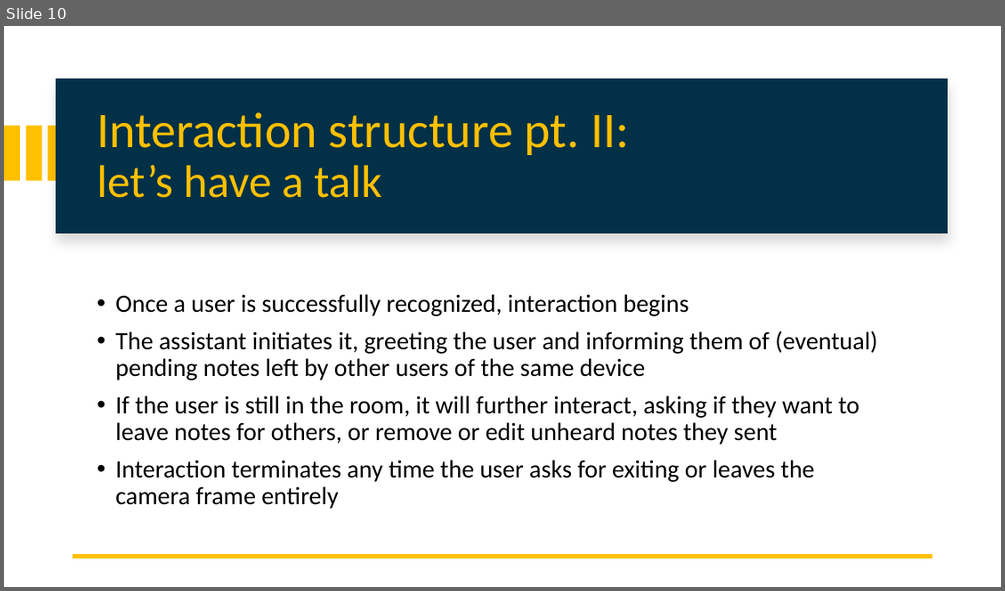
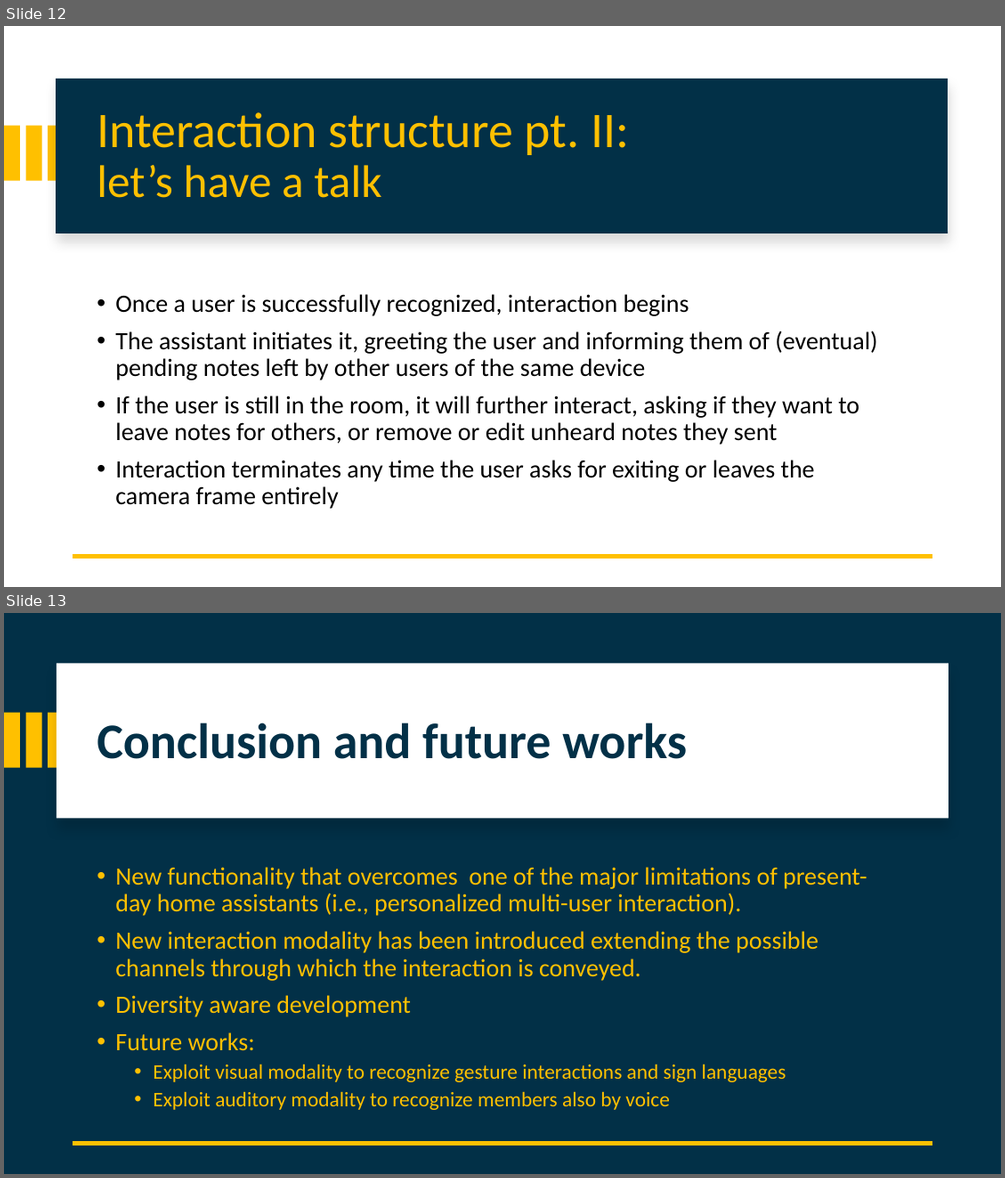
Before and after one commit to attennig/MultimodalMultiuserHomeAssistant, a slide deck: Multimodal personalized multiuser Home Assistant.pptx. Shown one above the other, each under a label of ours: slide 10 before the commit, slides 12 and 13 after it. The pictures are 1005x591 and 1005x1178 pixels, drawn with LibreOffice and Linux fonts; fonts in the diff are those of the drawing. Boxes give left, top, right and bottom in pixels: in the first picture for what was removed or moved away, otherwise in the second. Text is boxed around its words. In the diff, an @@ line names an element or a change of style, - is before the commit and + after.

```diff
--- a/Multimodal personalized multiuser Home Assistant.pptx
+++ b/Multimodal personalized multiuser Home Assistant.pptx
@@ slide 13 added at (4,613,1001,1174), background #023047 @@
@@ rectangle added at (57,663,948,818), fill #FFFFFF @@
@@ rectangle added at (4,713,20,768), fill #FFC000 @@
@@ rectangle added at (25,713,41,768), fill #FFC000 @@
@@ rectangle added at (48,713,64,768), fill #FFC000 @@
@@ title added at (97,722,687,759), 48 pt, text #023047, bold @@
+Conclusion and future works
@@ text added at (115,867,866,1110), 24 pt, text #FFC000 @@
+• New functionality that overcomes one of the major limitations of present-day home assistants (i.e., personalized multi-user interaction).
+• New interaction modality has been introduced extending the possible channels through which the interaction is conveyed.
+• Diversity aware development
+• Future works:
+  • Exploit visual modality to recognize gesture interactions and sign languages
+  • Exploit auditory modality to recognize members also by voice
@@ line added from (933, 1143) to (73, 1143), #FFC000 4.5 pt @@
@@ what was slide 10 is now slide 12 @@
```
Also in this commit, not shown: 2 slides changed, 2 other slides added.
